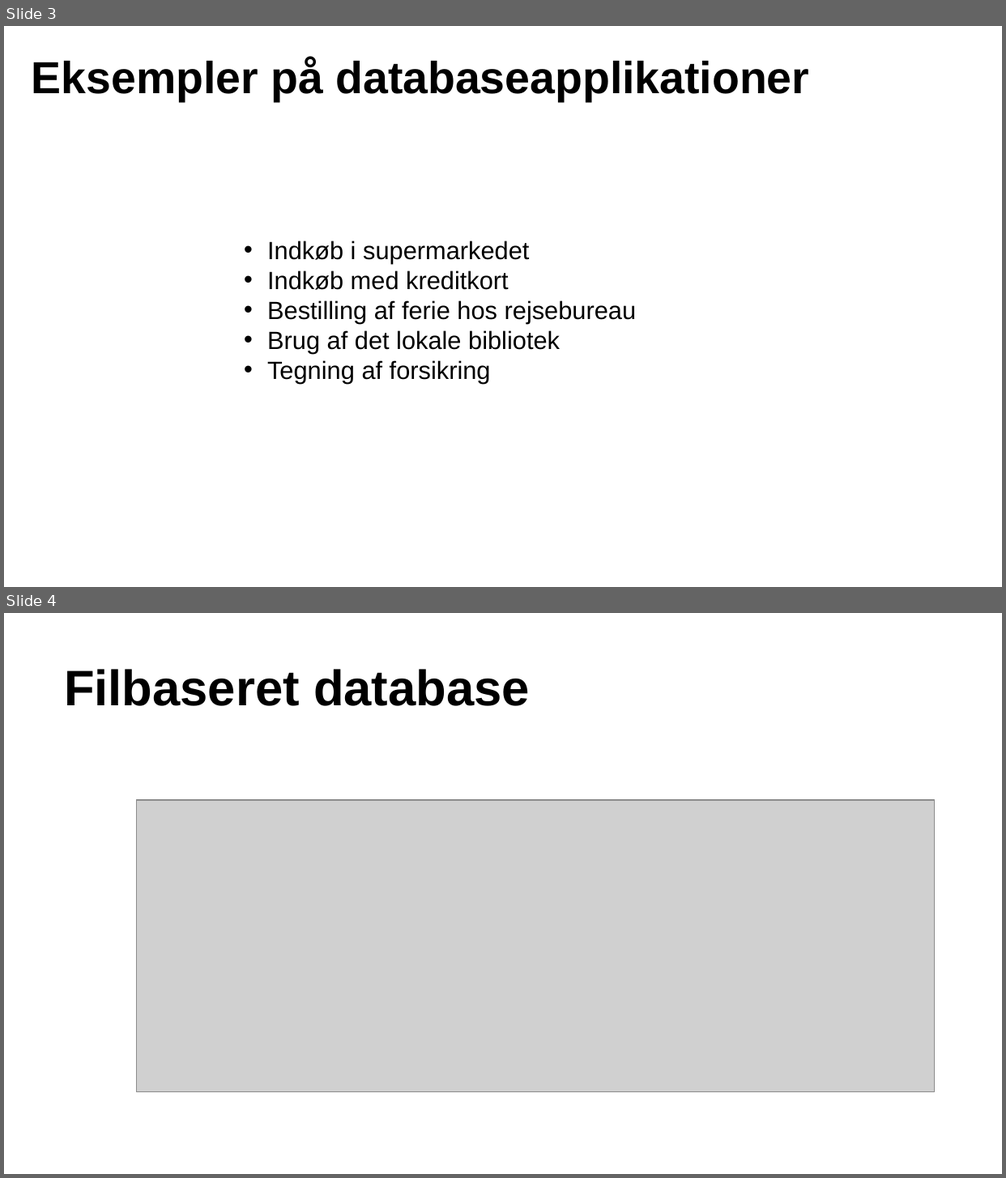
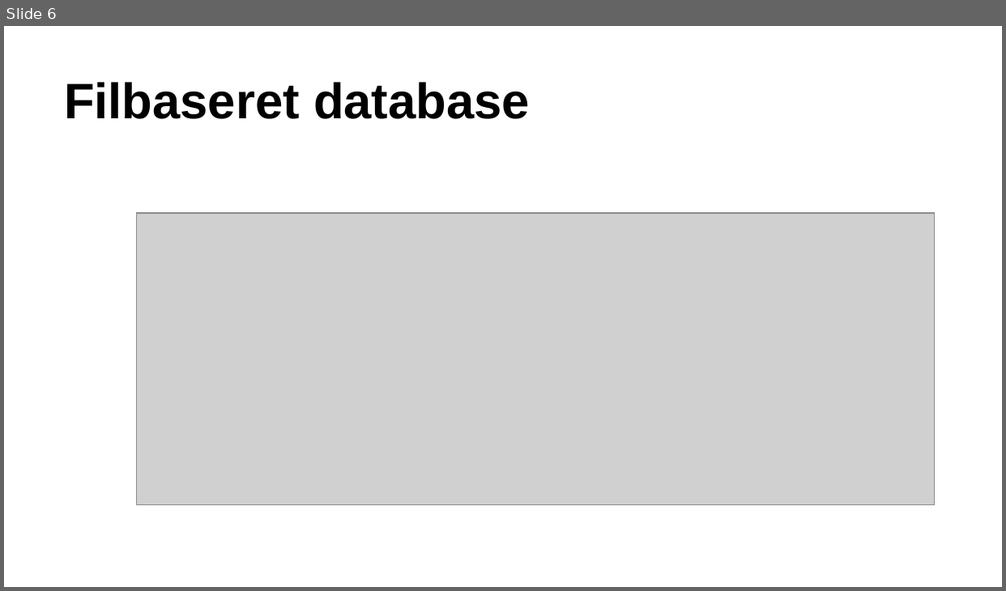
Before and after one commit to xiaoleibi/DMU26, a slide deck: DBPPT/DB Gang1Intro_mandag.pptx. Shown one above the other, each under a label of ours: slides 3 and 4 before the commit, slide 6 after it. The pictures are 1006x1178 and 1006x591 pixels, drawn with LibreOffice and Linux fonts; fonts in the diff are those of the drawing; grey boxes stand for pictures. Boxes give left, top, right and bottom in pixels: in the first picture for what was removed or moved away, otherwise in the second. Text is boxed around its words. In the diff, an @@ line names an element or a change of style, - is before the commit and + after.

```diff
--- a/DBPPT/DB Gang1Intro_mandag.pptx
+++ b/DBPPT/DB Gang1Intro_mandag.pptx
@@ slide 3 removed at (4, 26, 1002, 587), background #FFFFFF @@
@@ title removed at (32, 58, 809, 101) @@
-Eksempler på databaseapplikationer
@@ text removed at (267, 241, 637, 383) @@
-• Indkøb i supermarkedet
-• Indkøb med kreditkort
-• Bestilling af ferie hos rejsebureau
-• Brug af det lokale bibliotek
-• Tegning af forsikring
@@ what was slide 4 is now slide 6 @@
```
Also in this commit, not shown: 14 slides changed, 14 slides added, 3 other slides removed.
